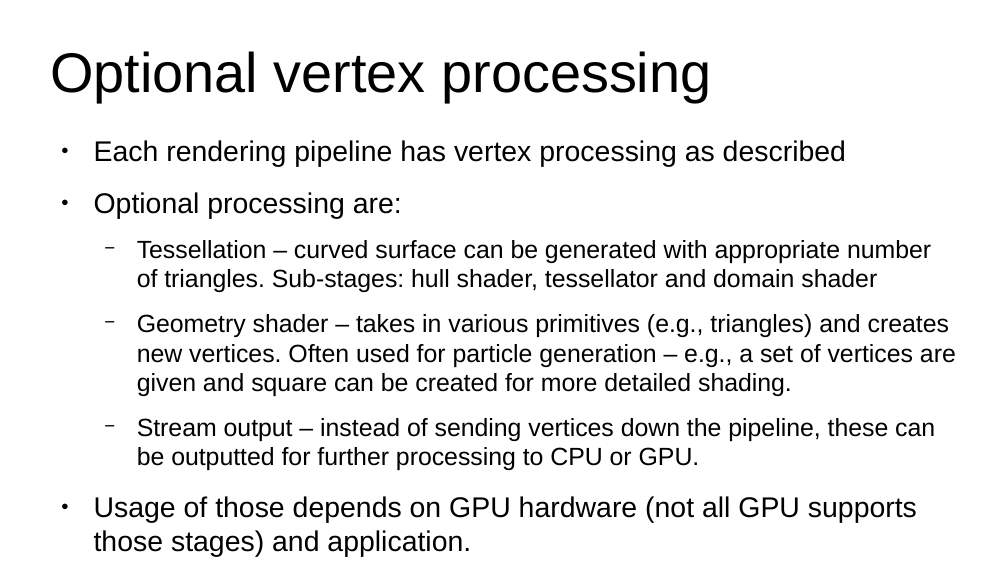
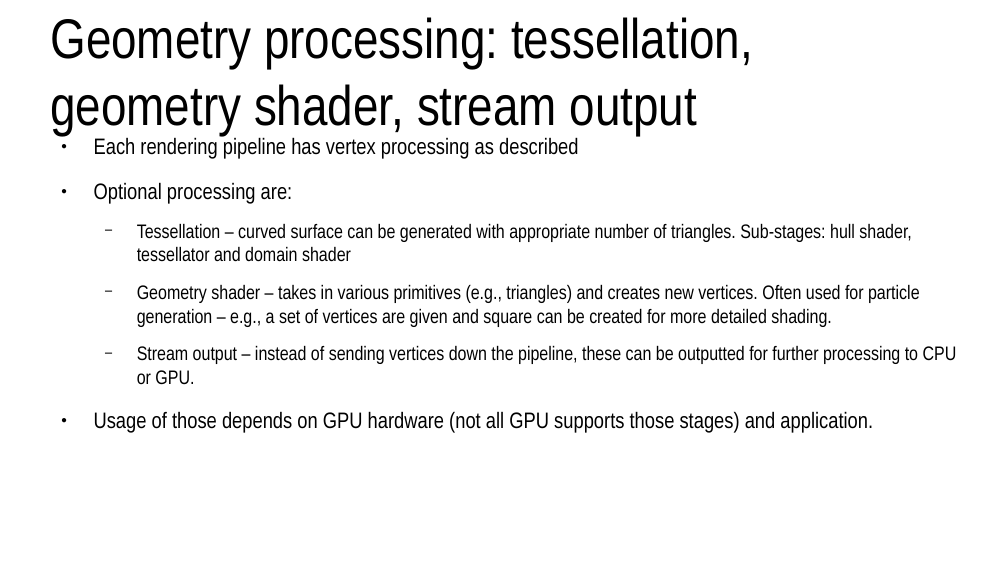
Before and after one commit to lorentzo/IntroductionToComputerGraphics, a slide deck: slide 26 of lectures/4_foundations_rendering/4_3_rasterization.odp (slide 21 before the commit). Drawn at 1008x567 pixels with LibreOffice and Linux fonts; fonts in the diff are those of the drawing. Boxes give left, top, right and bottom in pixels: in the first picture for what was removed or moved away, otherwise in the second. Text is boxed around its words. In the diff, an @@ line names an element or a change of style, - is before the commit and + after.

```diff
--- a/lectures/4_foundations_rendering/4_3_rasterization.odp
+++ b/lectures/4_foundations_rendering/4_3_rasterization.odp
@@ title at [50,17,753,135]: text changed; font Arial to Arial Narrow @@
-Optional vertex processing
+Geometry processing: tessellation, geometry shader, stream output
@@ text "Each rendering pipeline has vertex ..." at [94,136,957,433]: size 22.4 to 17.6 pt in "Each rendering pipeline has vertex processing as ...", "Optional processing are:", "Usage of those depends on GPU hardware ..."; font Arial to Arial Narrow; size 19.6 to 15.4 pt in "Tessellation – curved surface can be generated ...", "Geometry shader – takes in various primitives ...", "Stream output – instead of sending vertices ..." @@
```
Also in this commit, not shown: 20 other slides changed, 10 slides added, 1 slide removed, 1 other file.
